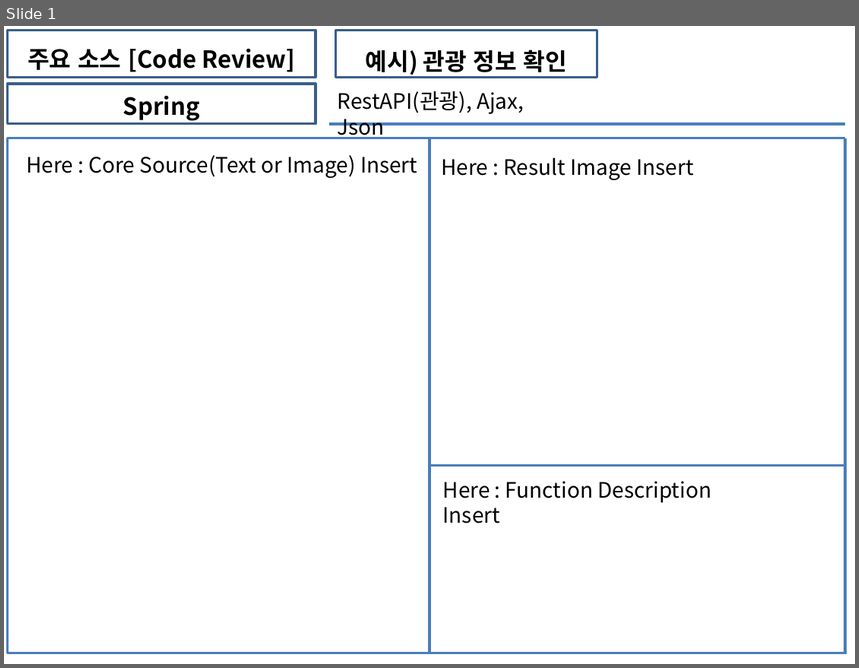
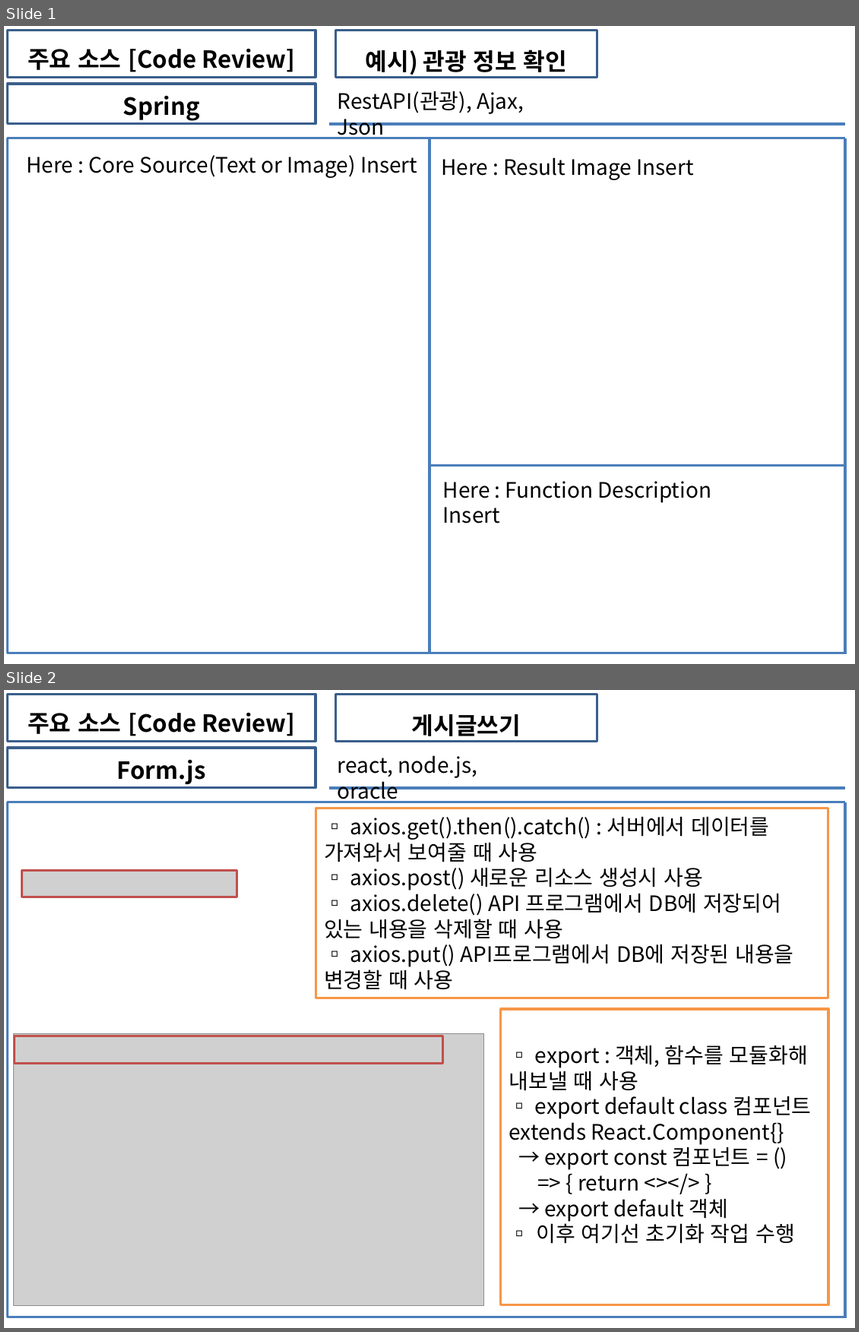
Before and after one commit to soh0256/5team, a slide deck: 개발 5팀 6차 미니 프로젝트/3) KOSMO_77기_개발 0팀_Unit_Test_보고서.pptx. Shown one above the other, each under a label of ours: slide 1 before the commit, slides 1 and 2 after it. The pictures are 859x668 and 859x1332 pixels, drawn with LibreOffice and Linux fonts; fonts in the diff are those of the drawing; grey boxes stand for pictures. Boxes give left, top, right and bottom in pixels: in the first picture for what was removed or moved away, otherwise in the second. Text is boxed around its words. In the diff, an @@ line names an element or a change of style, - is before the commit and + after.

Commit message:
게시판_유닛테스트

```diff
--- a/개발 5팀 6차 미니 프로젝트/3) KOSMO_77기_개발 0팀_Unit_Test_보고서.pptx
+++ b/개발 5팀 6차 미니 프로젝트/3) KOSMO_77기_개발 0팀_Unit_Test_보고서.pptx
@@ slide 2 added at (4,690,855,1328), background #FFFFFF @@
@@ rectangle added at (7,695,316,741), outline #3A5F8C 2 pt, 20 pt, text #000000, bold @@
+주요 소스 [Code Review]
@@ rectangle added at (336,695,598,741), outline #3A5F8C 2 pt, 20 pt, text #000000, bold @@
+게시글쓰기
@@ rectangle added at (7,748,316,788), outline #3A5F8C 2 pt, 20 pt, text #000000, bold @@
+Form.js
@@ text added at (338,755,477,803), 18 pt, text #000000 @@
+react, node.js, oracle
@@ line added from (7, 802) to (845, 802), #4B7EBC 2.25 pt @@
@@ line added from (7, 802) to (7, 1317), #4B7EBC 2.25 pt @@
@@ line added from (329, 788) to (845, 788), #4B7EBC 2.25 pt @@
@@ line added from (845, 802) to (845, 1319), #4B7EBC 2.25 pt @@
@@ rectangle added at (316,809,828,998), fill #FFFFFF, outline #F79646 2 pt, 18 pt, text #000000 @@
+▫ axios.get().then().catch() : 서버에서 데이터를 가져와서 보여줄 때 사용
+▫ axios.post() 새로운 리소스 생성시 사용
+▫ axios.delete() API 프로그램에서 DB에 저장되어 있는 내용을 삭제할 때 사용
+▫ axios.put() API프로그램에서 DB에 저장된 내용을 변경할 때 사용
@@ rectangle added at (22,870,237,897), outline #C0504D 2 pt @@
@@ picture added at (23,869,237,897) @@
@@ rectangle added at (501,1009,829,1306), fill #FFFFFF, outline #F79646 2 pt, 18 pt, text #000000 @@
+▫ export : 객체, 함수를 모듈화해 내보낼 때 사용
+▫ export default class 컴포넌트 extends React.Component{}
+→ export const 컴포넌트 = ()
+=> { return <></> }
+→ export default 객체
+▫ 이후 여기선 초기화 작업 수행
@@ picture added at (13,1034,484,1306) @@
@@ rectangle added at (14,1037,443,1064), outline #C0504D 2 pt @@
@@ line added from (845, 1143) to (845, 1143), #4B7EBC 2.25 pt @@
@@ line added from (7, 1317) to (845, 1317), #4B7EBC 2.25 pt @@
```
Also in this commit, not shown: 17 other slides added.
